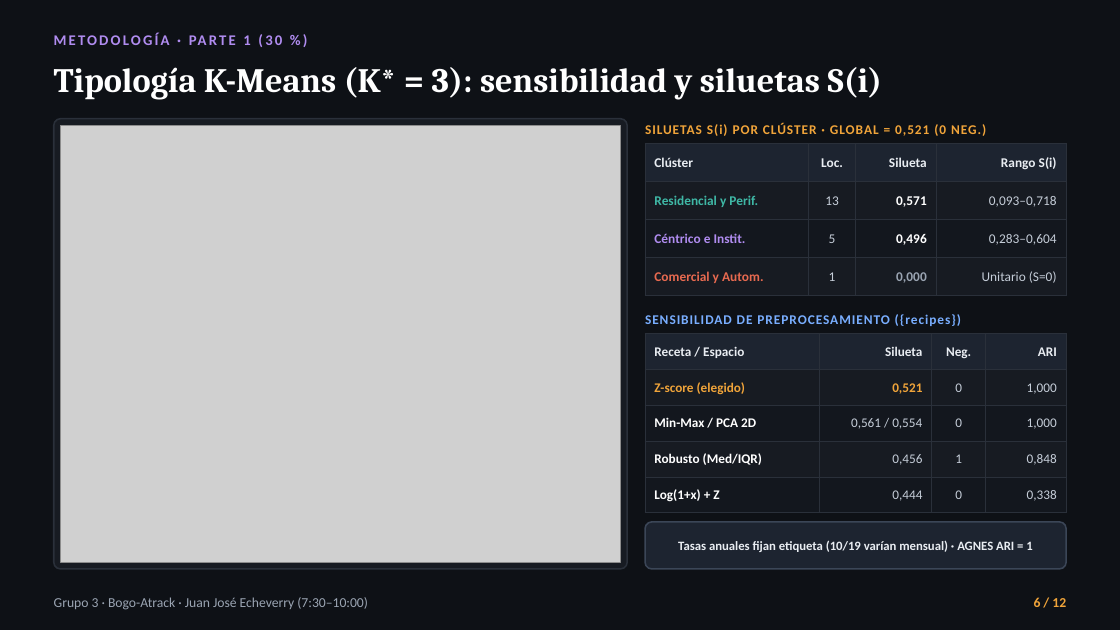
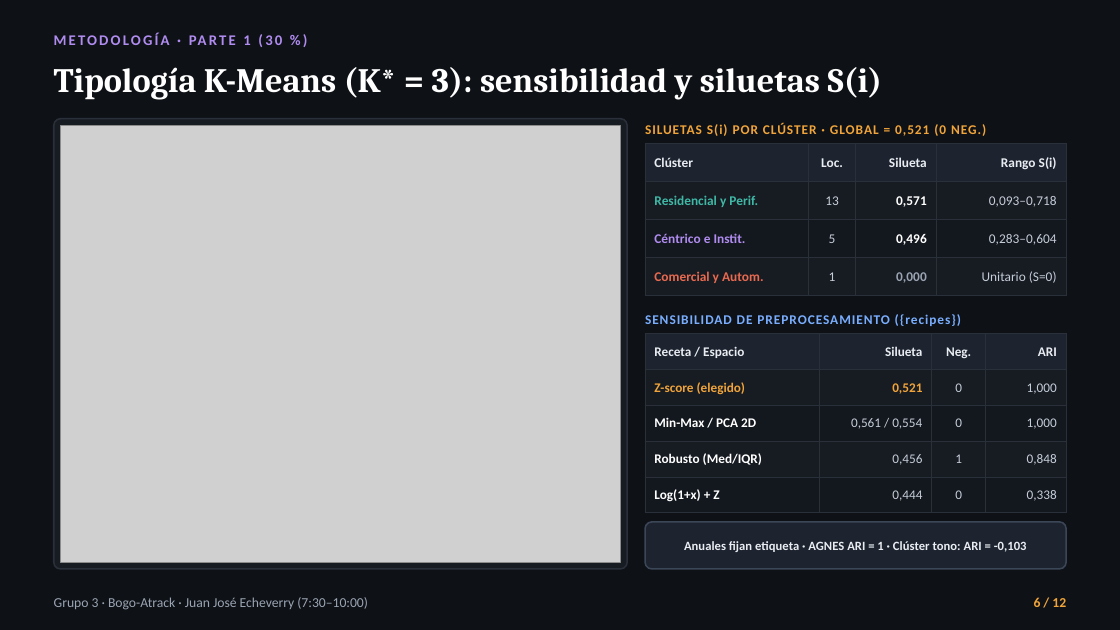
Before and after one commit to juanjo-edm/Repo_Entrega_Final_Taller_R, a slide deck: slide 6 of output/entregas/03_presentacion_plenaria/presentacion_grupo_3.pptx. Drawn at 1120x630 pixels with LibreOffice and Linux fonts; fonts in the diff are those of the drawing; grey boxes stand for pictures. Boxes give left, top, right and bottom in pixels: in the first picture for what was removed or moved away, otherwise in the second. Text is boxed around its words. In the diff, an @@ line names an element or a change of style, - is before the commit and + after.

```diff
--- a/output/entregas/03_presentacion_plenaria/presentacion_grupo_3.pptx
+++ b/output/entregas/03_presentacion_plenaria/presentacion_grupo_3.pptx
@@ text at bbox=[684, 541, 1027, 552]: text changed; size 8.2 to 8.1 pt @@
-Tasas anuales fijan etiqueta (10/19 varían mensual) · AGNES ARI = 1
+Anuales fijan etiqueta · AGNES ARI = 1 · Clúster tono: ARI = -0,103
```
Also in this commit, not shown: 4 other slides changed, 28 other files.
